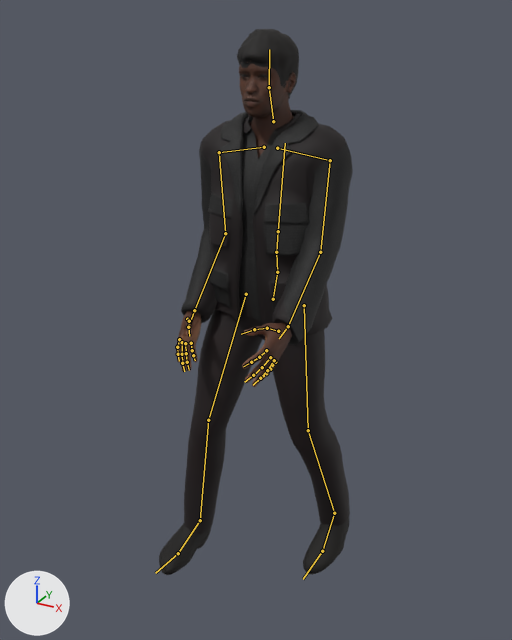
One commit to the glTF model public/models/npcs/bree-rank-enforcer.glb: the scene before it, then after it.
One viewpoint serves both versions: a 50 mm lens placed at (1.019, -1.981, 1.933), pointed at (-0.045, -0.046, 0.966). The lights are fixed; the arrows at lower left show +X, +Y and +Z. The first picture is the older version. Both versions are drawn at frame 11 of the action 'walk'; the numbers are the values there. The bones that change, and the others that lie on the model, are drawn over the model as lines.

Names of what the first picture shows: 'EyesMesh', 'HairShoesMesh', 'OutfitMesh', 'SkinMesh'.
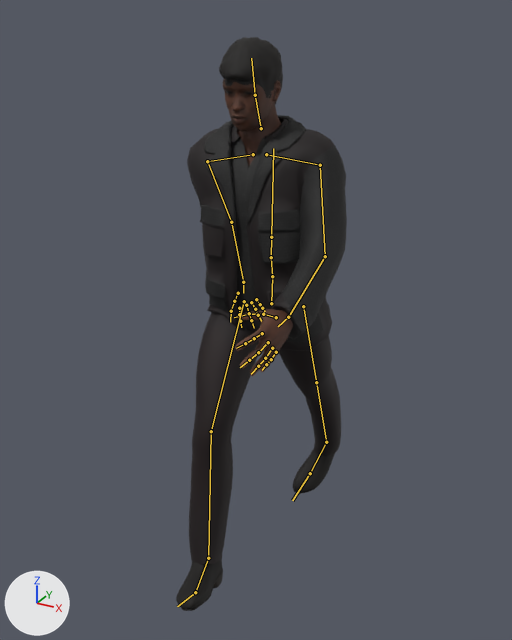
What the commit changed:
Bone 'Hips' (bone_hips) moves from (0.0, 0.0, 0.0) to (-0.005, -0.017, -0.006).
Bone 'Hips' (bone_hips) turns from (0, -1, 0) to (6, 1, 6) degrees about its own x, y and z.
Bone 'Spine' (bone_spine) turns from (-1, 0, -1) to (-3, -2, -6) degrees about its own x, y and z.
Bone 'Chest' (bone_chest) turns from (-1, 0, 2) to (-3, -1, 4) degrees about its own x, y and z.
Bone 'UpperArm_L' (bone_upperarm_l) turns from (8, 0, -41) to (22, 6, -27) degrees about its own x, y and z.
Bone 'LowerArm_L' (bone_lowerarm_l) turns from (0, 0, 0) to (4, -2, -1) degrees about its own x, y and z.
Bone 'UpperArm_R' (bone_upperarm_r) turns from (-8, 0, 41) to (-43, 37, 9) degrees about its own x, y and z.
Bone 'LowerArm_R' (bone_lowerarm_r) turns from (0, 0, 0) to (-38, 4, 3) degrees about its own x, y and z.
Bone 'Head' (bone_head) turns from (0, 0, -1) to (11, -2, -3) degrees about its own x, y and z.
Bone 'UpperLeg_L' (bone_upperleg_l) turns from (1, 0, 0) to (31, -12, -8) degrees about its own x, y and z.
Bone 'LowerLeg_L' (bone_lowerleg_l) turns from (15, 2, 1) to (-7, 0, 2) degrees about its own x, y and z.
Bone 'Foot_L' (bone_foot_l) turns from (-4, 0, 0) to (4, -3, 26) degrees about its own x, y and z.
Bone 'UpperLeg_R' (bone_upperleg_r) turns from (-19, 0, -9) to (-34, 10, -29) degrees about its own x, y and z.
Bone 'LowerLeg_R' (bone_lowerleg_r) turns from (20, -2, -1) to (20, -1, 5) degrees about its own x, y and z.
Bone 'Foot_R' (bone_foot_r) turns from (-6, 0, 0) to (-5, 2, -28) degrees about its own x, y and z.

What differs and where, as boxes [x1, y1, x2, y2] in the pictures (512 x 640 px):
'OutfitMesh', posed (7% narrower): before [181, 110, 353, 535]; after [187, 115, 347, 565]
'HairShoesMesh', posed (16% narrower): before [159, 29, 349, 575]; after [176, 37, 335, 611]
'SkinMesh', posed: before [176, 60, 296, 387]; after [223, 77, 293, 376]
'EyesMesh', posed: before [242, 74, 268, 78]; after [226, 91, 252, 94]
bone 'Hips', root to tip: before (273, 299) to (277, 272); after (271, 303) to (272, 276)
bone 'Spine', root to tip: before (277, 272) to (276, 252); after (272, 276) to (271, 257)
bone 'Chest', root to tip: before (276, 252) to (278, 231); after (271, 257) to (271, 237)
bone 'UpperArm_L', root to tip: before (330, 160) to (320, 252); after (320, 165) to (325, 256)
bone 'LowerArm_L', root to tip: before (320, 252) to (288, 326); after (325, 256) to (288, 317)
bone 'UpperArm_R', root to tip: before (219, 152) to (225, 233); after (207, 161) to (231, 222)
bone 'LowerArm_R', root to tip: before (225, 233) to (194, 310); after (231, 222) to (243, 282)
bone 'Head', root to tip: before (269, 87) to (269, 49); after (255, 95) to (251, 58)
bone 'UpperLeg_L', root to tip: before (304, 305) to (308, 430); after (303, 306) to (316, 382)
bone 'LowerLeg_L', root to tip: before (308, 430) to (334, 513); after (316, 382) to (326, 442)
bone 'Foot_L', root to tip: before (334, 513) to (322, 551); after (326, 442) to (310, 473)
bone 'UpperLeg_R', root to tip: before (246, 294) to (208, 420); after (244, 301) to (211, 431)
bone 'LowerLeg_R', root to tip: before (208, 420) to (200, 520); after (211, 431) to (208, 558)
bone 'Foot_R', root to tip: before (200, 520) to (178, 553); after (208, 558) to (195, 592)
